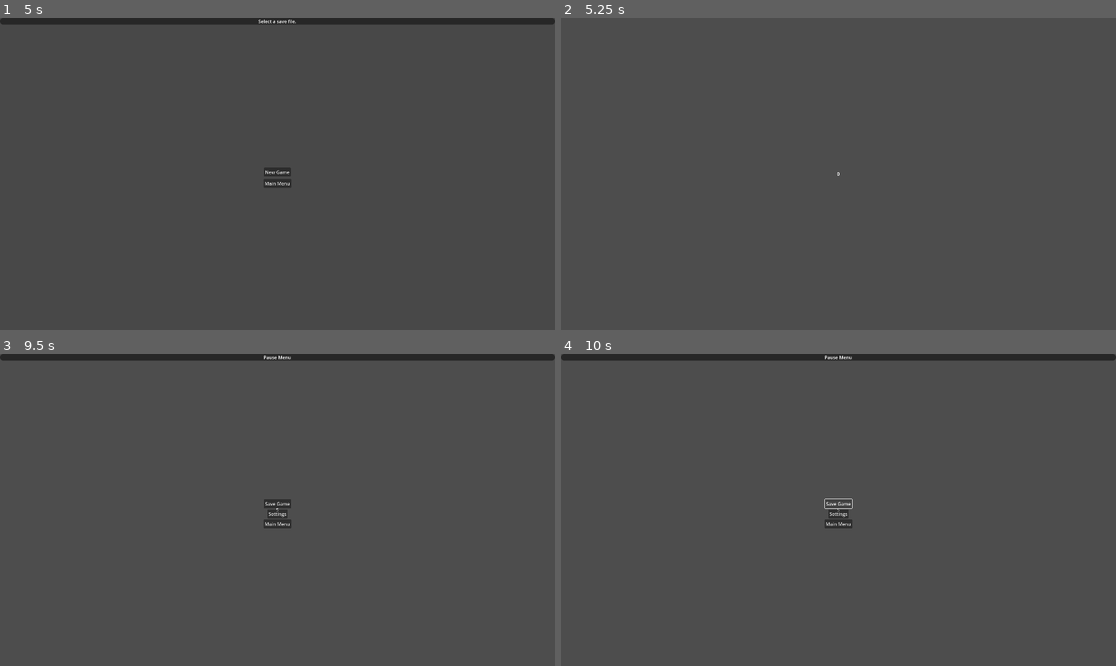
Above: before the commit, frames 1-4 (two rows, left to right).
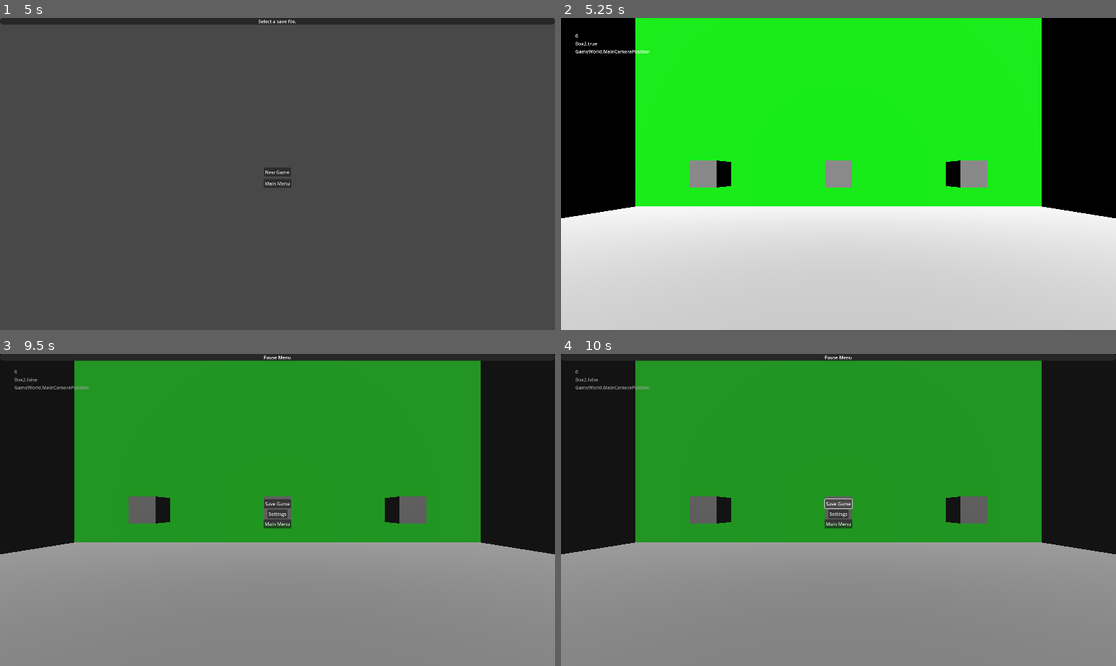
Above: after the commit, the same moments.

Repository: ciarafair/cold_winter
Game: Godot game, scene res://scenes/main.tscn
The game is run twice, just before and just after one commit, with the same random seed, the same clock (stepped at 60 frames per second) and the same inputs.
Inputs (mouse positions are in pixels of both pictures, inside the frame that each line leads up to):
- Up to frame 1 (5 s): click "Settings" at 0.5 s; click (299, 152) at 1.27 s; click (299, 152) at 2.02 s; click (299, 152) at 2.77 s; click "Main Menu" at 3.5 s; click "Select Save" at 4.25 s
- Up to frame 2 (5.25 s): click "New Game" at 5 s
- Up to frame 3 (9.5 s): tap Enter at 5.75, 7.25, 8.75 s; move the mouse to (399, 494) at 5.77 s; tap W (test_action) at 5.85, 6.8, 7.35, 8.3, 8.85 s; click (399, 494) at 6.05 s; tap Space at 6.5, 8 s; move the mouse to (166, 525) at 6.52 s; click (166, 525) at 6.6 s; move the mouse to (333, 441) at 7.27 s; click (333, 441) at 7.55 s; move the mouse to (249, 572) at 8.02 s; click (249, 572) at 8.1 s; move the mouse to (444, 556) at 8.77 s; click (444, 556) at 9.05 s; tap Escape (toggle_menu) at 9.4 s
- Up to frame 4 (10 s): click "Save Game" at 9.5 s

Frame 1 is identical in both runs. In frame 2, 100% of the frame differs, in the area x 0-100%, y 0-100%; in frame 3, 97%; in frame 4, 96%.

Commit message:
Created basic movement system.

Diff:
--- a/project.godot
+++ b/project.godot
@@ -53,3 +53,8 @@
 "events": [Object(InputEventKey,"resource_local_to_scene":false,"resource_name":"","device":-1,"window_id":0,"alt_press …(192 unchanged characters)…
 ]
 }
+left_click={
+"deadzone": 0.2,
+"events": [Object(InputEventMouseButton,"resource_local_to_scene":false,"resource_name":"","device":-1,"window_id":0,"alt_pressed":false,"shift_pressed":false,"ctrl_pressed":false,"meta_pressed":false,"button_mask":0,"position":Vector2(0, 0),"global_position":Vector2(0, 0),"factor":1.0,"button_index":1,"canceled":false,"pressed":false,"double_click":false,"script":null)
+]
+}
--- /dev/null
+++ b/resources/scripts/clickable.gd
@@ -0,0 +1,45 @@
+extends Node
+var is_hovered: bool = false
+var camera_position: Node = null
+var is_camera_position: bool = false
+
+func _on_area_3d_mouse_entered() -> void:
+    is_hovered = true
+    SignalManager.hoveringClickable.emit(self)
+    #print_debug('Setting is_hovered for ' + self.name + ' to ' + str(is_hovered) + '.')
+    return
+
+func _on_area_3d_mouse_exited() -> void:
+    is_hovered = false
+    SignalManager.hoveringClickable.emit(self)
+    #print_debug('Setting is_hovered for ' + self.name + ' to ' + str(is_hovered) + '.')
+    return
+
+func _process(_delta: float) -> void:
+    is_camera_position = self.get_meta('is_camera_position')
+    if is_hovered == true:
+        manage_input()
+        return
+    if is_camera_position == true:
+        find_camera_position()
+    return
+
+func manage_input() -> void:
+    if Input.is_action_just_pressed("left_click"):
+        SaveManager.save_file_contents.test += 1
+        #print_debug('Clicking on %s.' % self.name)
+        if self.get_meta('is_camera_position') == true:
+            if self.camera_position == null:
+                push_error('Could not set new camera position as %s could not find it.' % self.name)
+                return
+            SignalManager.newCameraPosition.emit(self.camera_position)
+        return
+    return
+
+func find_camera_position() -> void:
+    var node: Node = self.find_child('CameraPosition')
+    if node == null:
+        push_error('Could not find camera position for interactable %s.' % self.name)
+        return
+    camera_position = node
+    return
--- /dev/null
+++ b/resources/scripts/devLabelCameraPosition.gd
@@ -0,0 +1,35 @@
+extends Node
+var game_manager: Node = null
+
+func _ready() -> void:
+	find_game_manager()
+	return
+
+func _process(_delta: float) -> void:
+	check_camera_position()
+	return
+
+func find_game_manager() -> void:
+	var node = get_node('../../..')
+	if node == null:
+		print_debug('Could not find DaveLabels node for %s as node is null.' % self.name)
+		return
+	var node_parent = node.get_parent()
+	if node_parent == null:
+		print_debug('Could not find GameManager for %s as node is null.' % self.name)
+	game_manager = node_parent
+	return
+
+func check_camera_position() -> void:
+	var node: Node = game_manager.current_camera_position
+	if node == null:
+		print_debug('Could not find current camera position for %s as node is null.' % self.name)
+		return
+	var node_name: String = node.name
+	var node_parent: Node = node.get_parent()
+	if node_parent == null:
+		print_debug('Could not find current camera positions parent for %s as node is null.' % self.name)
+	var node_parent_name: String = node_parent.name
+	var value: String = str(node_parent_name) + '.' + str(node_name)
+	self.text = value
+	return
--- /dev/null
+++ b/resources/scripts/devLabelClickable.gd
@@ -0,0 +1,12 @@
+extends Node
+
+func _ready() -> void:
+	SignalManager.hoveringClickable.connect(on_hovered_clickable)
+	return
+
+func on_hovered_clickable(node: Node):
+	var node_name = node.name
+	var node_hovered = node.is_hovered
+	var value: String = str(node_name) + '.' + str(node_hovered)
+	self.text = value
+	return
--- a/resources/scripts/gameManager.gd
+++ b/resources/scripts/gameManager.gd
@@ -1,46 +1,59 @@
 extends Node
 
 var test_label: Label = null
+var main_camera_position: Node = null
+var current_camera_position: Node = null
+var is_paused: bool = false
 
 func _ready() -> void:
-    SignalManager.homeMenuSignal.connect(returnToHomeMenu)
-    SignalManager.onlineSignal.emit(self)
-    return
+	SignalManager.homeMenuSignal.connect(returnToHomeMenu)
+	SignalManager.newCameraPosition.connect(on_new_camera_position)
+	SignalManager.onlineSignal.emit(self)
+	return
 
 func _process(_delta: float) -> void:
-    find_unique_names()
-    manage_input()
+	find_unique_names()
+	manage_input()
 
-    var label_text: String = ''
-    label_text = JSON.stringify(SaveManager.save_file_contents.test)
-    if test_label != null:
-        test_label.text = label_text
-    return
+	var label_text: String = ''
+	label_text = JSON.stringify(SaveManager.save_file_contents.test)
+	if test_label != null:
+		test_label.text = label_text
+	return
 
 func find_unique_names() -> void:
-    var loop: int = 0
-    if test_label == null:
-        loop += 1
-        if loop > 1:
-            push_warning('Could not find node TestLabel. Attempting to add it via unique name.')
-            return
-        test_label = self.get_node('%TestLabel')
-        loop = 0
-        return
-    return
+	var loop: int = 0
+	if test_label == null:
+		loop += 1
+		if loop > 1:
+			push_warning('Could not find node TestLabel. Attempting to add it via unique name.')
+			return
+		test_label = self.get_node('%TestLabel')
+		loop = 0
+		return
+	return
 
 func returnToHomeMenu() -> void:
-    var parent_node: Node = self.get_parent()
-    var scene = preload("res://scenes/menu/homeMenu.tscn")
-    var instance = scene.instantiate()
-    if parent_node == null:
-        SignalManager.popupSignal.emit('Could not load settings button as ' + self.name + ' has no parent node.')
-        return
-    parent_node.call_deferred("add_child", instance)
-    SignalManager.freeInstanceSignal.emit(self)
-    SaveManager.is_file_loaded = false
-    return
+	var parent_node: Node = self.get_parent()
+	var scene = preload("res://scenes/menu/homeMenu.tscn")
+	var instance = scene.instantiate()
+	if parent_node == null:
+		SignalManager.popupSignal.emit('Could not load settings button as ' + self.name + ' has no parent node.')
+		return
+	parent_node.call_deferred("add_child", instance)
+	SignalManager.freeInstanceSignal.emit(self)
+	SaveManager.is_file_loaded = false
+	return
 
 func manage_input() -> void:
-    if Input.is_action_just_pressed("test_action"):
-        SaveManager.save_file_contents.test += 1
+	if Input.is_action_just_pressed("test_action"):
+		#SaveManager.save_file_contents.test += 1
+		return
+
+func on_new_camera_position(node: Node):
+	if is_paused == true:
+		return
+	current_camera_position = node
+	var node_name = node.name
+	print_debug('Setting new camera position to %s.' % node_name)
+	return
--- /dev/null
+++ b/resources/scripts/lastViewContainer.gd
@@ -0,0 +1,49 @@
+extends Node
+var game_manager: Node = self.get_parent()
+var control: Node = null
+var is_hovered: bool = false
+
+func _process(_delta: float) -> void:
+	calculate_is_hovered()
+	find_control()
+	manage_input()
+	return
+
+func calculate_is_hovered() -> void:
+	if game_manager == null:
+		return
+	if game_manager.is_paused == true:
+		return
+	if get_viewport().get_mouse_position().y < get_viewport().size.y / 1.125:
+		is_hovered = false
+	else:
+		is_hovered = true
+
+func find_game_manager() -> void:
+	if game_manager == null:
+		game_manager = self.get_parent()
+	return
+
+func find_control() -> void:
+	if self.get_child(0) == null:
+		push_error('Could not find control node for %s' % self.name)
+		return
+	if control == null:
+		control = self.get_child(0)
+	if game_manager == null:
+		find_game_manager()
+		return
+	if game_manager.current_camera_position != game_manager.main_camera_position:
+		control.visible = is_hovered
+	else:
+		control.visible = false
+	return
+
+func manage_input() -> void:
+	if is_hovered == true:
+		if Input.is_action_just_pressed("left_click"):
+			print_debug('Moving to last camera position.')
+			SignalManager.newCameraPosition.emit(game_manager.main_camera_position)
+			is_hovered = false
+			return
+	return
--- /dev/null
+++ b/resources/scripts/mainCameraPosition.gd
@@ -0,0 +1,28 @@
+extends Node
+var game_manager: Node = null
+
+func _ready() -> void:
+    SignalManager.onlineSignal.emit(self)
+    return
+
+func _process(_delta: float) -> void:
+    game_manager = find_game_manager()
+    game_manager.main_camera_position = self
+    if game_manager.current_camera_position == null:
+        SignalManager.newCameraPosition.emit(self)
+    return
+
+func find_game_manager():
+    if game_manager != null:
+        return game_manager
+    var parent: Node = null
+    parent = self.get_parent()
+    if parent == null:
+        push_error('Could not find the parent node for PlayerCamera.')
+        return null
+    var node = parent.get_parent()
+    if node == null:
+        push_error('Could not find the GameManager node for %s.' % parent.name)
+        return null
+    print_debug('Setting game_manager for PlayerCamera to %s.' % node.name)
+    return node
--- a/resources/scripts/pauseMenu.gd
+++ b/resources/scripts/pauseMenu.gd
@@ -1,36 +1,47 @@
 extends Node
 
+var game_manager: Node = null
 var is_visible: bool
 
 func _ready() -> void:
-	SignalManager.onlineSignal.emit(self)
-	return
+    SignalManager.onlineSignal.emit(self)
+    game_manager = find_game_manager()
+    return
 
 func _on_save_game_button_pressed() -> void:
-	SignalManager.saveFileSignal.emit(SaveManager.save_file_location)
-	return
+    SignalManager.saveFileSignal.emit(SaveManager.save_file_location)
+    return
+
+func find_game_manager() -> Node:
+    var node = self.get_parent()
+    if node == null:
+        push_error('Could not find the GameManager node for %s.' % self.name)
+        return null
+    game_manager = node
+    return game_manager
 
 func _on_settings_button_pressed() -> void:
-	var parent_node: Node = self.get_parent()
-	var scene = load("res://scenes/menu/settingsMenu.tscn")
-	var instance = scene.instantiate()
-	if parent_node == null:
-		SignalManager.popupSignal.emit('Could not load settings button as ' + self.name + ' has no parent node.')
-		return
-	parent_node.call_deferred("add_child", instance)
-	SignalManager.freeInstanceSignal.emit(self)
-	return
+    var parent_node: Node = self.get_parent()
+    var scene = load("res://scenes/menu/settingsMenu.tscn")
+    var instance = scene.instantiate()
+    if parent_node == null:
+        SignalManager.popupSignal.emit('Could not load settings button as ' + self.name + ' has no parent node.')
+        return
+    parent_node.call_deferred("add_child", instance)
+    SignalManager.freeInstanceSignal.emit(self)
+    return
 
 func _on_home_menu_button_pressed() -> void:
-	SignalManager.homeMenuSignal.emit()
-	return
+    SignalManager.homeMenuSignal.emit()
+    return
 
 func _process(_delta: float) -> void:
-	is_visible = self.visible
-	manage_input()
-	return
+    is_visible = self.visible
+    game_manager.is_paused = is_visible
+    manage_input()
+    return
 
 func manage_input() -> void:
-	if Input.is_action_just_released("toggle_menu"):
-		self.visible = !is_visible
-	return
+    if Input.is_action_just_released("toggle_menu"):
+        self.visible = !is_visible
+    return
--- /dev/null
+++ b/resources/scripts/playerCamera.gd
@@ -0,0 +1,69 @@
+extends Node
+
+var game_manager: Node = null
+var camera_position: Node = null
+
+func _process(_delta: float) -> void:
+	game_manager = find_game_manager()
+	camera_position = find_camera_position()
+	set_position()
+	return
+
+func find_game_manager():
+	if game_manager != null:
+		return game_manager
+	var parent: Node = null
+	parent = self.get_parent()
+	if parent == null:
+		push_error('Could not find the parent node for PlayerCamera.')
+		return null
+	var node = parent.get_parent()
+	if node == null:
+		push_error('Could not find the GameManager node for %s.' % parent.name)
+		return null
+	print_debug('Setting game_manager for PlayerCamera to %s.' % node.name)
+	return node
+
+func find_camera_position():
+	var position: Node = null
+	if game_manager == null:
+		push_error('Could not find camera position as the game manager is not accessible.')
+		find_game_manager()
+		return null
+	position = game_manager.current_camera_position
+	if position == null:
+		push_error('Could not find the current camera position from GameManager.')
+		return null
+	if position != camera_position:
+		print_debug('Setting camera position for PlayerCamera to %s.' % position.name)
+	return position
+
+func set_position():
+	if game_manager.is_paused == true:
+		return
+	if camera_position == null:
+		find_camera_position()
+		push_error('Could not set camera position as the camera position node is not accessible.')
+		return
+	set_location()
+	set_rotation()
+	return
+
+func set_location() -> void:
+	var node: Node = self
+	if node.global_position == camera_position.global_position:
+		return
+	print_debug('Camera position: ' + str(node.global_position) + ' ' + 'Position location: ' + str(camera_position.global_position))
+	node.global_position = camera_position.global_position
+	print_debug('Updated camera position: ' + str(node.global_position) + ' ' + 'Updated position location: ' + str(camera_position.global_position))
+	return
+
+# This constantly produces output despite the camera being in the correct position, i'm not sure why.
+func set_rotation() -> void:
+	var node: Node = self
+	if node.global_rotation == camera_position.global_rotation:
+		return
+	#print_debug('Camera rotation: ' + str(node.global_rotation) + ' ' + 'Position rotation: ' + str(camera_position.global_rotation))
+	node.global_rotation = camera_position.global_rotation
+	#print_debug('Updated camera rotation: ' + str(node.global_rotation) + ' ' + 'Updated position rotation: ' + str(camera_position.global_rotation))
+	return
--- a/resources/scripts/signalManager.gd
+++ b/resources/scripts/signalManager.gd
@@ -11,6 +11,8 @@
 signal quitGameSignal(value: bool)
 signal homeMenuSignal()
 signal pauseMenuSignal()
+signal hoveringClickable()
+signal newCameraPosition()
 
 func _ready() -> void:
 	SignalManager.onlineSignal.connect(notify_online)
--- a/scenes/menu/pauseMenu.tscn
+++ b/scenes/menu/pauseMenu.tscn
@@ -19,6 +19,15 @@
 grow_horizontal = 2
 grow_vertical = 2
 script = ExtResource("1_6gm5y")
+
+[node name="ColorRect" type="ColorRect" parent="."]
+layout_mode = 1
+anchors_preset = 15
+anchor_right = 1.0
+anchor_bottom = 1.0
+grow_horizontal = 2
+grow_vertical = 2
+color = Color(0.16862746, 0.16862746, 0.16862746, 0.4509804)
 
 [node name="VBoxContainer" type="VBoxContainer" parent="."]
 layout_mode = 1
--- a/scenes/world/game.tscn
+++ b/scenes/world/game.tscn
@@ -1,23 +1,215 @@
-[gd_scene load_steps=3 format=3 uid="uid://dvw2d48tks75t"]
+[gd_scene load_steps=19 format=3 uid="uid://dvw2d48tks75t"]
 
 [ext_resource type="Script" uid="uid://djssqcxycy8jv" path="res://resources/scripts/gameManager.gd" id="1_w44h4"]
+[ext_resource type="Script" uid="uid://6c3u6wwoukbn" path="res://resources/scripts/lastViewContainer.gd" id="2_2oj1e"]
 [ext_resource type="PackedScene" uid="uid://b2no5wr3yw66l" path="res://scenes/menu/pauseMenu.tscn" id="2_hqfqh"]
+[ext_resource type="Script" uid="uid://btasvp8bgsm3q" path="res://resources/scripts/devLabelClickable.gd" id="2_r5nxa"]
+[ext_resource type="Script" uid="uid://3tdmy7v2g046" path="res://resources/scripts/clickable.gd" id="3_3iwug"]
+[ext_resource type="Script" uid="uid://d2nll53ff5h2c" path="res://resources/scripts/devLabelCameraPosition.gd" id="3_h30v7"]
+[ext_resource type="Script" uid="uid://cdcu0muiuxeqj" path="res://resources/scripts/mainCameraPosition.gd" id="5_3gx7t"]
+[ext_resource type="Script" uid="uid://rianvuhf8r2p" path="res://resources/scripts/playerCamera.gd" id="5_sarsd"]
+
+[sub_resource type="Theme" id="Theme_ugwi3"]
+
+[sub_resource type="StyleBoxFlat" id="StyleBoxFlat_wgl2g"]
+bg_color = Color(0.15487596, 0.154876, 0.15487587, 1)
+corner_radius_top_left = 25
+corner_radius_top_right = 25
+corner_radius_bottom_right = 25
+corner_radius_bottom_left = 25
+
+[sub_resource type="StandardMaterial3D" id="StandardMaterial3D_3gx7t"]
+
+[sub_resource type="PlaneMesh" id="PlaneMesh_hqfqh"]
+material = SubResource("StandardMaterial3D_3gx7t")
+size = Vector2(25, 25)
+
+[sub_resource type="PlaneMesh" id="PlaneMesh_2oj1e"]
+size = Vector2(25, 25)
+
+[sub_resource type="StandardMaterial3D" id="StandardMaterial3D_ugwi3"]
+albedo_color = Color(1, 0, 0, 1)
+
+[sub_resource type="StandardMaterial3D" id="StandardMaterial3D_wgl2g"]
+albedo_color = Color(0, 1, 0, 1)
+
+[sub_resource type="StandardMaterial3D" id="StandardMaterial3D_2oj1e"]
+albedo_color = Color(0, 0, 1, 1)
+
+[sub_resource type="BoxMesh" id="BoxMesh_3iwug"]
+
+[sub_resource type="BoxShape3D" id="BoxShape3D_hqfqh"]
 
 [node name="GameManager" type="Node3D"]
 script = ExtResource("1_w44h4")
 
-[node name="CenterContainer" type="CenterContainer" parent="."]
+[node name="LastViewContainer" type="Container" parent="."]
+anchors_preset = 12
+anchor_top = 1.0
+anchor_right = 1.0
+anchor_bottom = 1.0
+offset_top = -80.0
+grow_horizontal = 2
+grow_vertical = 0
+size_flags_vertical = 3
+size_flags_stretch_ratio = 0.0
+theme = SubResource("Theme_ugwi3")
+script = ExtResource("2_2oj1e")
+
+[node name="Control" type="Control" parent="LastViewContainer"]
+visible = false
+layout_mode = 2
+
+[node name="Panel" type="Panel" parent="LastViewContainer/Control"]
+layout_mode = 0
+offset_right = 1920.0
+offset_bottom = 80.0
+theme_override_styles/panel = SubResource("StyleBoxFlat_wgl2g")
+
+[node name="Label" type="Label" parent="LastViewContainer/Control"]
+layout_mode = 0
+offset_left = 941.0
+offset_top = 28.0
+offset_right = 978.0
+offset_bottom = 51.0
+size_flags_horizontal = 4
+size_flags_vertical = 6
+size_flags_stretch_ratio = 0.25
+text = "Back"
+
+[node name="DevLabels" type="Control" parent="."]
+layout_mode = 3
 anchors_preset = 15
 anchor_right = 1.0
 anchor_bottom = 1.0
 grow_horizontal = 2
 grow_vertical = 2
-
-[node name="TestLabel" type="Label" parent="CenterContainer"]
+size_flags_horizontal = 4
+mouse_filter = 2
+mouse_behavior_recursive = 1
+
+[node name="MarginContainer" type="MarginContainer" parent="DevLabels"]
+layout_mode = 1
+anchors_preset = 15
+anchor_right = 1.0
+anchor_bottom = 1.0
+grow_horizontal = 2
+grow_vertical = 2
+mouse_filter = 2
+theme_override_constants/margin_left = 50
+theme_override_constants/margin_top = 50
+theme_override_constants/margin_right = 50
+theme_override_constants/margin_bottom = 50
+
+[node name="VBoxContainer" type="VBoxContainer" parent="DevLabels/MarginContainer"]
+layout_mode = 2
+
+[node name="TestLabel" type="Label" parent="DevLabels/MarginContainer/VBoxContainer"]
 unique_name_in_owner = true
 layout_mode = 2
+size_flags_vertical = 1
 text = "0"
+
+[node name="ClickableLabelDevLabel" type="Label" parent="DevLabels/MarginContainer/VBoxContainer"]
+layout_mode = 2
+text = "Null"
+script = ExtResource("2_r5nxa")
+
+[node name="CameraPositionDevLabel" type="Label" parent="DevLabels/MarginContainer/VBoxContainer"]
+layout_mode = 2
+text = "Null"
+script = ExtResource("3_h30v7")
 
 [node name="PauseMenu" parent="." instance=ExtResource("2_hqfqh")]
 visible = false
 top_level = true
+
+[node name="GameWorld" type="Node" parent="."]
+
+[node name="MainCameraPosition" type="Node3D" parent="GameWorld"]
+transform = Transform3D(1, 0, 0, 0, 1, 0, 0, 0, 1, 0, 2, 0)
+script = ExtResource("5_3gx7t")
+
+[node name="Camera3D" type="Camera3D" parent="GameWorld"]
+script = ExtResource("5_sarsd")
+
+[node name="DirectionalLight3D" type="DirectionalLight3D" parent="GameWorld"]
+transform = Transform3D(1, 0, 0, 0, 0.82703155, 0.5621556, 0, -0.5621556, 0.82703155, 0, 13.909239, 22.585258)
+
+[node name="Room" type="Node3D" parent="GameWorld"]
+
+[node name="MeshInstance3D" type="MeshInstance3D" parent="GameWorld/Room"]
+mesh = SubResource("PlaneMesh_hqfqh")
+
+[node name="MeshInstance3D2" type="MeshInstance3D" parent="GameWorld/Room"]
+transform = Transform3D(-4.371139e-08, -1, 0, 1, -4.371139e-08, 0, 0, 0, 1, 12.5, 12.5, 0)
+mesh = SubResource("PlaneMesh_2oj1e")
+surface_material_override/0 = SubResource("StandardMaterial3D_ugwi3")
+
+[node name="MeshInstance3D3" type="MeshInstance3D" parent="GameWorld/Room"]
+transform = Transform3D(1.9106855e-15, 4.371139e-08, 1, 1, -4.371139e-08, 0, 4.371139e-08, 1, -4.371139e-08, 0, 12.5, -12.5)
+mesh = SubResource("PlaneMesh_2oj1e")
+surface_material_override/0 = SubResource("StandardMaterial3D_wgl2g")
+
+[node name="MeshInstance3D4" type="MeshInstance3D" parent="GameWorld/Room"]
+transform = Transform3D(-4.371139e-08, 1, 0, -1, -4.371139e-08, 0, 0, 0, 1, -12.5, 12.5, 0)
+mesh = SubResource("PlaneMesh_2oj1e")
+surface_material_override/0 = SubResource("StandardMaterial3D_2oj1e")
+
+[node name="Box1" type="Node3D" parent="GameWorld"]
+transform = Transform3D(1, 0, 0, 0, 1, 0, 0, 0, 1, -5, 2, -8)
+script = ExtResource("3_3iwug")
+metadata/is_camera_position = true
+
+[node name="MeshInstance3D" type="MeshInstance3D" parent="GameWorld/Box1"]
+mesh = SubResource("BoxMesh_3iwug")
+
+[node name="Area3D" type="Area3D" parent="GameWorld/Box1"]
+
+[node name="CollisionShape3D" type="CollisionShape3D" parent="GameWorld/Box1/Area3D"]
+shape = SubResource("BoxShape3D_hqfqh")
+
+[node name="CameraPosition" type="Node3D" parent="GameWorld/Box1"]
+transform = Transform3D(0.6736757, -0.25220993, 0.69465905, 0, 0.93996423, 0.34127292, -0.7390271, -0.22990727, 0.6332311, 1.119854, 0.9112158, 1.0633163)
+
+[node name="Box2" type="Node3D" parent="GameWorld"]
+transform = Transform3D(1, 0, 0, 0, 1, 0, 0, 0, 1, 0, 2, -8)
+script = ExtResource("3_3iwug")
+metadata/is_camera_position = true
+
+[node name="MeshInstance3D" type="MeshInstance3D" parent="GameWorld/Box2"]
+mesh = SubResource("BoxMesh_3iwug")
+
+[node name="Area3D" type="Area3D" parent="GameWorld/Box2"]
+
+[node name="CollisionShape3D" type="CollisionShape3D" parent="GameWorld/Box2/Area3D"]
+shape = SubResource("BoxShape3D_hqfqh")
+
+[node name="CameraPosition" type="Node3D" parent="GameWorld/Box2"]
+transform = Transform3D(0.99999845, 0.0012667476, -0.0012252334, 0, 0.6952305, 0.7187868, 0.0017623414, -0.71878564, 0.6952294, -0.035943538, 1.2926083, 1.0294571)
+
+[node name="Box3" type="Node3D" parent="GameWorld"]
+transform = Transform3D(1, 0, 0, 0, 1, 0, 0, 0, 1, 5, 2, -8)
+script = ExtResource("3_3iwug")
+metadata/is_camera_position = true
+
+[node name="MeshInstance3D" type="MeshInstance3D" parent="GameWorld/Box3"]
+mesh = SubResource("BoxMesh_3iwug")
+
+[node name="Area3D" type="Area3D" parent="GameWorld/Box3"]
+
+[node name="CollisionShape3D" type="CollisionShape3D" parent="GameWorld/Box3/Area3D"]
+shape = SubResource("BoxShape3D_hqfqh")
+
+[node name="CameraPosition" type="Node3D" parent="GameWorld/Box3"]
+transform = Transform3D(0.667812, 0.5549183, -0.49607727, 0, 0.66647494, 0.7455273, 0.74432987, -0.4978721, 0.44508, -1.7609558, 3.0353909, 1.5129223)
+
+[connection signal="gui_input" from="LastViewContainer" to="LastViewContainer" method="_on_gui_input"]
+[connection signal="mouse_entered" from="LastViewContainer" to="LastViewContainer" method="_on_mouse_entered"]
+[connection signal="mouse_exited" from="LastViewContainer" to="LastViewContainer" method="_on_mouse_exited"]
+[connection signal="mouse_entered" from="GameWorld/Box1/Area3D" to="GameWorld/Box1" method="_on_area_3d_mouse_entered"]
+[connection signal="mouse_exited" from="GameWorld/Box1/Area3D" to="GameWorld/Box1" method="_on_area_3d_mouse_exited"]
+[connection signal="mouse_entered" from="GameWorld/Box2/Area3D" to="GameWorld/Box2" method="_on_area_3d_mouse_entered"]
+[connection signal="mouse_exited" from="GameWorld/Box2/Area3D" to="GameWorld/Box2" method="_on_area_3d_mouse_exited"]
+[connection signal="mouse_entered" from="GameWorld/Box3/Area3D" to="GameWorld/Box3" method="_on_area_3d_mouse_entered"]
+[connection signal="mouse_exited" from="GameWorld/Box3/Area3D" to="GameWorld/Box3" method="_on_area_3d_mouse_exited"]
Not shown, added: resources/scripts/clickable.gd.uid
Not shown, added: resources/scripts/devLabelCameraPosition.gd.uid
Not shown, added: resources/scripts/devLabelClickable.gd.uid
Not shown, added: resources/scripts/lastViewContainer.gd.uid
Not shown, added: resources/scripts/mainCameraPosition.gd.uid
Not shown, added: resources/scripts/playerCamera.gd.uid
